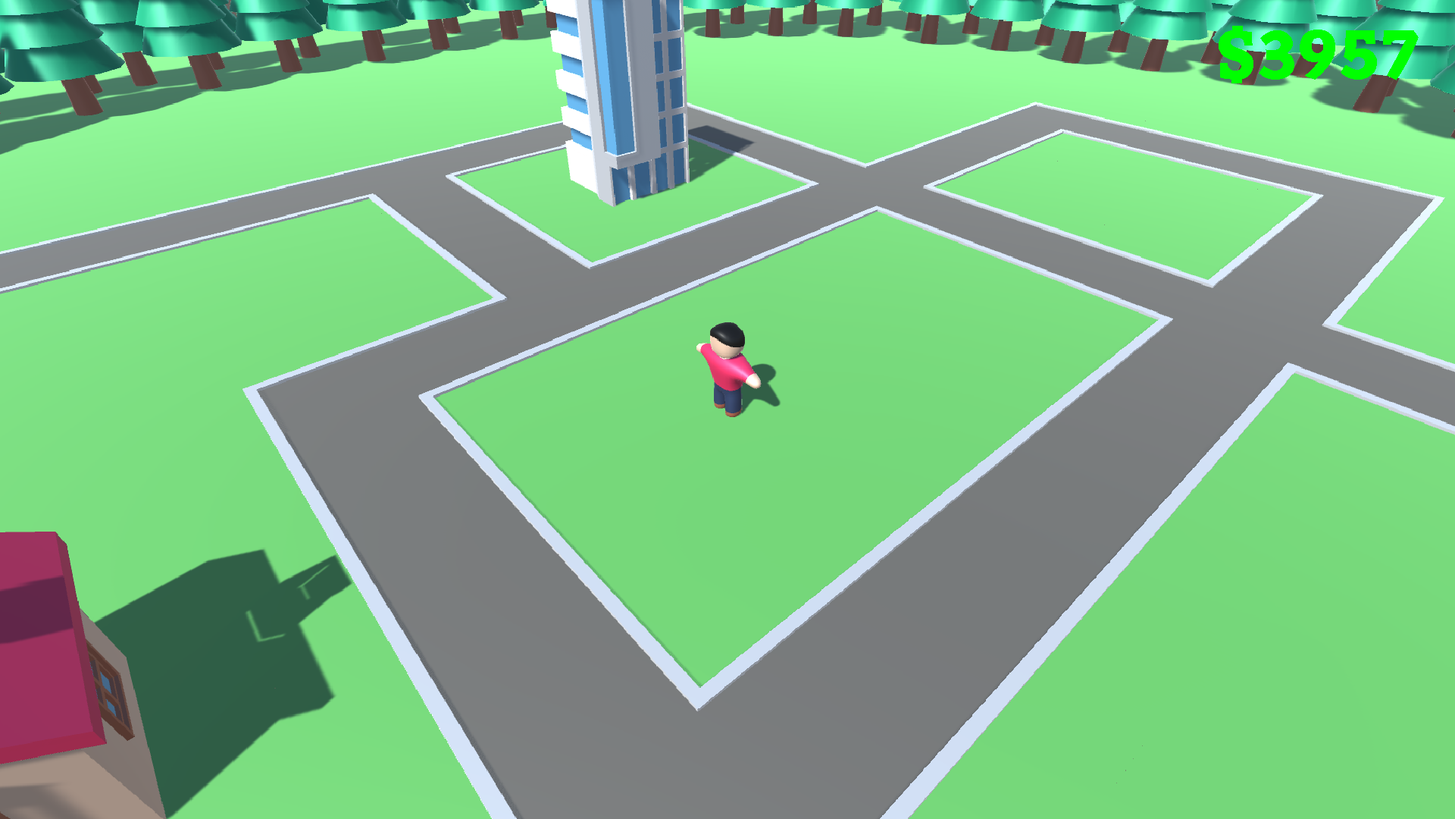
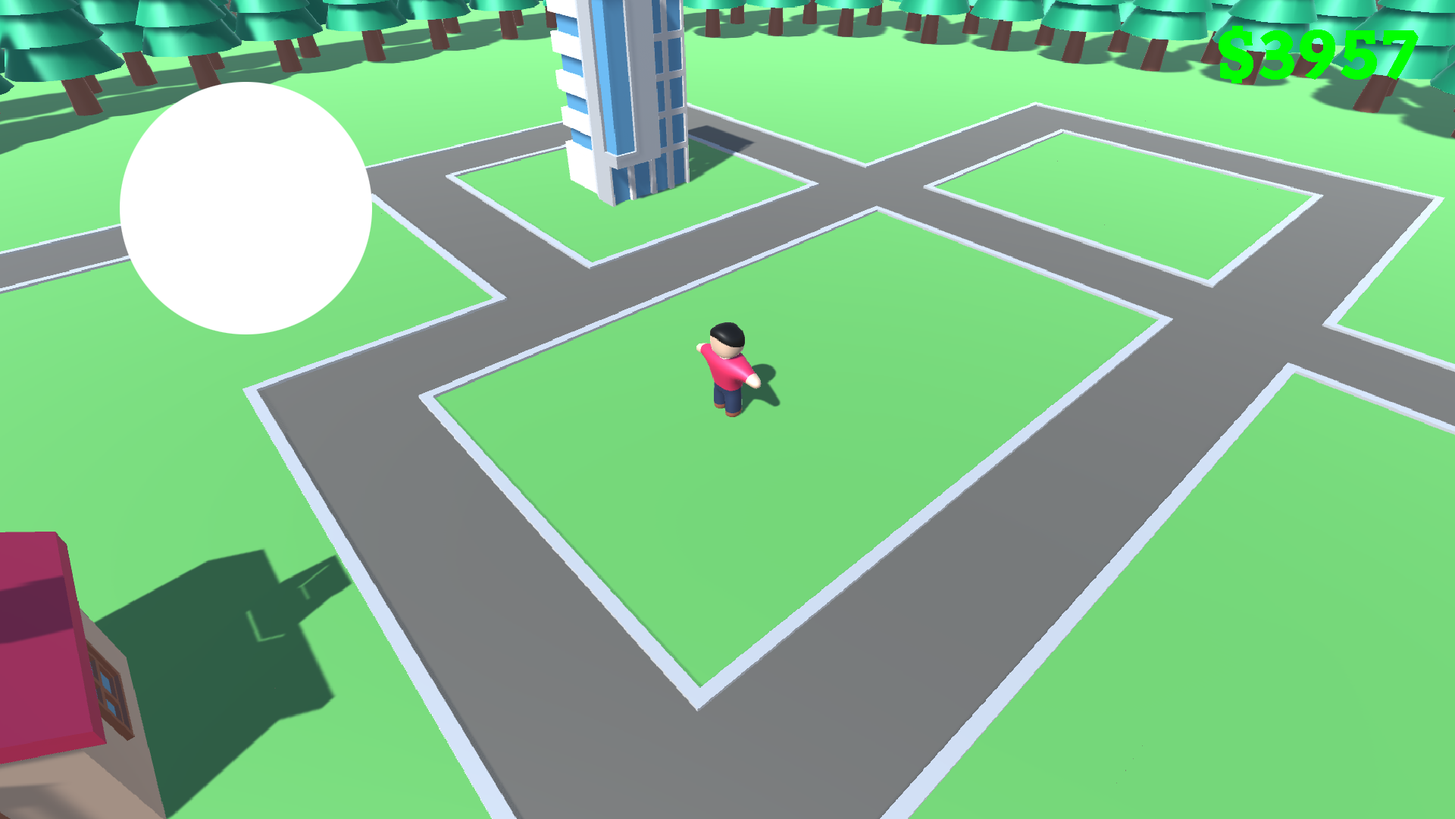
The second 1455px x 819px image is a revision of the first. Changes to its layers:
added layer "circle.png" above "$3957" over [119, 81, 373, 335]
